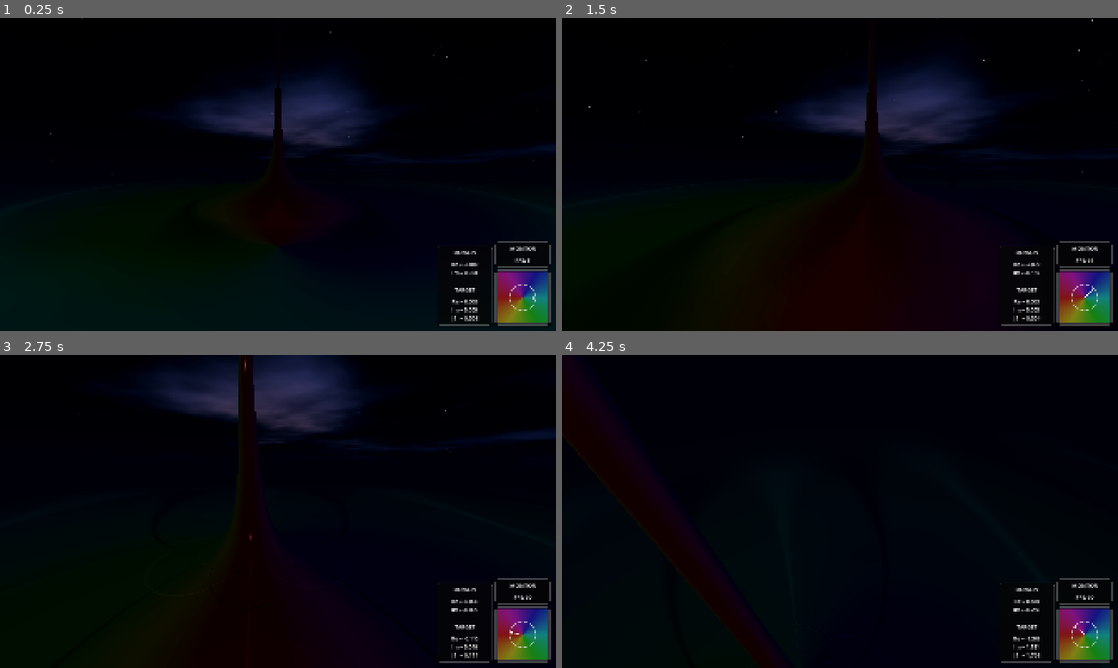
Above: before the commit, frames 1-4 (two rows, left to right).
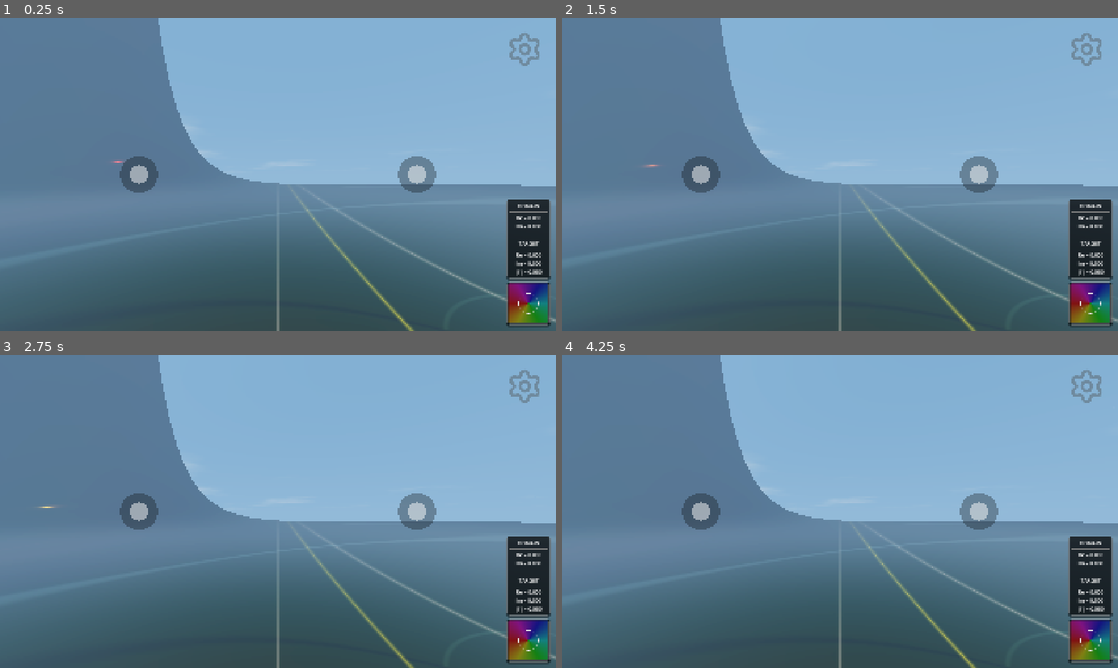
Above: after the commit, the same moments.

Repository: allanino/complex-functions-explorer
Game: Godot game, scene res://core/main.tscn
Same seed, same stepped clock (60 frames per second), same inputs: the game is played once before the commit and once after it.
Inputs (mouse positions are in pixels of both pictures, inside the frame that each line leads up to):
- Up to frame 1 (0.25 s): no input
- Up to frame 2 (1.5 s): tap Enter at 0.5 s; move the mouse to (867, 174) at 0.52 s; hold W (move_forward) from 0.53 s (still down); tap G at 0.6 s; click (867, 174) at 0.67 s; tap Space at 0.77 s; move the mouse to (812, 174) at 1.27 s; tap N at 1.35 s
- Up to frame 3 (2.75 s): keep holding W (move_forward); tap Space at 1.52 s; move the mouse to (289, 505) at 2.02 s; tap C at 2.1 s
- Up to frame 4 (4.25 s): keep holding W (move_forward); move the mouse to (834, 517) at 2.77 s; tap Z at 2.85 s; click (834, 517) at 2.92 s; tap Space at 3.02, 3.77 s; move the mouse to (878, 514) at 3.52 s; tap R at 3.6 s

The runs differ from the first frame. In frame 1, 100% of the frame differs, in the area x 0-100%, y 0-100%; in frame 2, 100%; in frame 3, 100%; in frame 4, 100%.
Error after the commit: Parse Error: There is already a variable named "target_pos" declared in this scope. (res://player/player_controller.gd:498)

Commit message:
feat: fully offset player in 3D using surface normal
- Restored the 3D target_pos calculation to offset the player in both the vertical and horizontal (x, z) directions.
- Adjusted velocity to apply the full normal offset vector directly to create room between the player and walls.

Co-authored-by: allanino <5325241+allanino@users.noreply.github.com>

Diff:
--- a/player/player_controller.gd
+++ b/player/player_controller.gd
@@ -447,8 +447,11 @@
 	var normal = ComplexField.get_surface_normal(global_position.x, global_position.z)
 	var offset_dist = scaled_camera_height + height_offset
 
-	var target_y = terrain_h + offset_dist / max(normal.y, 0.1)
-	velocity.y = 0.5 * (target_y - global_position.y) / delta
+	var target_pos = Vector3(global_position.x, terrain_h, global_position.z) + normal * offset_dist
+
+	velocity.y = 0.5 * (target_pos.y - global_position.y) / delta
+	velocity.x += 0.5 * (target_pos.x - global_position.x) / delta
+	velocity.z += 0.5 * (target_pos.z - global_position.z) / delta
 
 	if Config.show_curves and Config.show_curves_labels:
 		_curve_label_update_timer += delta
Not shown, changed: plan.md
